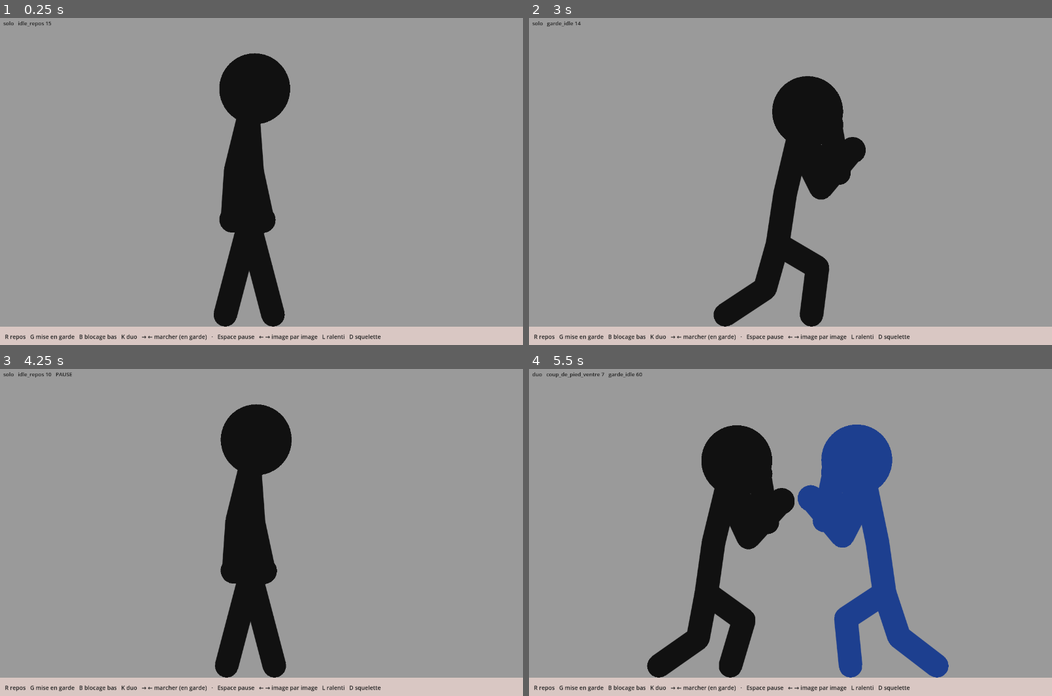
Above: before the commit, frames 1-4 (two rows, left to right).
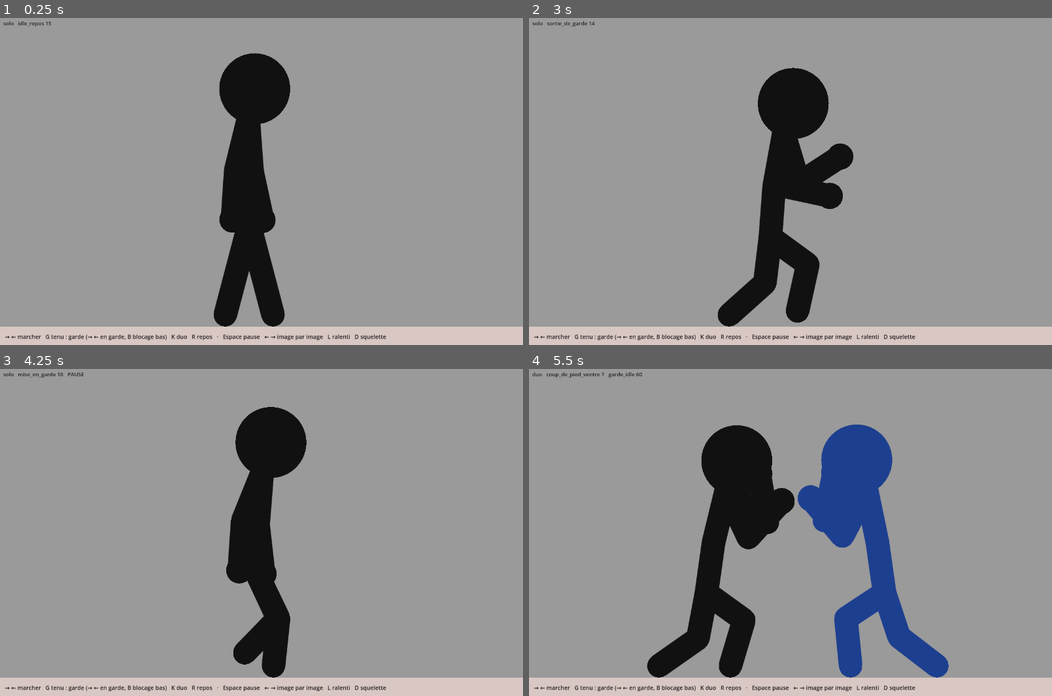
Above: after the commit, the same moments.

Repository: IzumiH2005/Testing
Game: Godot game, scene res://scenes/demo.tscn
Same seed, same stepped clock (60 frames per second), same inputs: the game is played once before the commit and once after it. This scene is started directly instead of the project's main scene.
Inputs (mouse positions are in pixels of both pictures, inside the frame that each line leads up to):
- Up to frame 1 (0.25 s): no input
- Up to frame 2 (3 s): tap Enter at 0.5 s; drag from (790, 181) to (842, 109) at 0.52 s; drag from (685, 197) to (764, 246) at 1.27 s; move the mouse to (842, 109) at 2.02 s; hold Right 2.03-2.75 s; hold G 2.03-2.75 s; tap Z at 2.1 s; drag from (764, 246) to (633, 132) at 2.77 s
- Up to frame 3 (4.25 s): move the mouse to (418, 581) at 3.52 s; hold Left from 3.53 s (still down); hold G from 3.53 s (still down); tap R at 3.6 s; tap Space at 3.77 s
- Up to frame 4 (5.5 s): release Left at 4.25 s; release G at 4.25 s; tap Space at 4.25 s; drag from (633, 483) to (712, 450) at 4.27 s; move the mouse to (816, 532) at 5.02 s; hold S from 5.03 s (still down); hold G from 5.03 s (still down); tap K at 5.1 s; click (816, 532) at 5.17 s

The runs differ from the first frame. In frame 1, 0.6% of the frame differs, in the area x 1-74%, y 96-99%; in frame 2, 5.4%, in the area x 1-74%, y 1-99%; in frame 3, 4.8%; in frame 4, 0.6%.

Commit message:
stickfight : sortie de garde, repos par défaut dans la démo
- anims/sortie_de_garde.json : garde → repos sur place (bascule arrière,
  pied avant ramené par la pointe, pied arrière qui repasse devant),
  enchaîne sur idle_repos.
- Démo : le repos est l'état par défaut ; → ← font la marche détendue
  depuis le repos avec arrêt au pas près ; la garde ne dure que tant que
  G est tenu (marche en garde avec → ←, sortie de garde au relâché).
- README et INVENTAIRE à jour (marches détendues, garde maintenue).

Co-Authored-By: Claude Opus 5.5 <noreply@anthropic.com>
Claude-Session: https://claude.ai/code/session_013wkJT9ZrGrrZzfFCfUVAVk

Diff:
--- /dev/null
+++ b/stickfight/anims/sortie_de_garde.json
@@ -0,0 +1,873 @@
+{
+ "nom": "sortie_de_garde",
+ "boucle": false,
+ "longueur": 60,
+ "base": "repos",
+ "suivante": "idle_repos",
+ "cles": [
+  {
+   "f": 0,
+   "fixe": {
+    "x": 0,
+    "y": 55,
+    "root": 2,
+    "chest": 4,
+    "neck": 6,
+    "armN": 38.96,
+    "foreN": 112.7,
+    "armF": 65.29,
+    "foreF": 137.75
+   },
+   "vise": {
+    "legN": [
+     22,
+     7.5
+    ],
+    "legF": [
+     -34,
+     7.5
+    ]
+   }
+  },
+  {
+   "f": 2,
+   "fixe": {
+    "x": -0.287,
+    "y": 55.127,
+    "root": 1.883,
+    "chest": 4.068,
+    "neck": 6.06,
+    "armN": 38.242,
+    "foreN": 112.178,
+    "armF": 64.792,
+    "foreF": 137.241
+   },
+   "vise": {
+    "legN": [
+     22,
+     7.5
+    ],
+    "legF": [
+     -34,
+     7.5
+    ]
+   }
+  },
+  {
+   "f": 4,
+   "fixe": {
+    "x": -1.015,
+    "y": 55.446,
+    "root": 1.57,
+    "chest": 4.255,
+    "neck": 6.219,
+    "armN": 36.331,
+    "foreN": 110.852,
+    "armF": 63.5,
+    "foreF": 135.899
+   },
+   "vise": {
+    "legN": [
+     22,
+     7.5
+    ],
+    "legF": [
+     -34,
+     7.5
+    ]
+   }
+  },
+  {
+   "f": 6,
+   "fixe": {
+    "x": -1.985,
+    "y": 55.867,
+    "root": 1.115,
+    "chest": 4.533,
+    "neck": 6.446,
+    "armN": 32.214,
+    "foreN": 108.812,
+    "armF": 60.043,
+    "foreF": 134.0
+   },
+   "vise": {
+    "legN": [
+     22,
+     7.5
+    ],
+    "legF": [
+     -34,
+     7.5
+    ]
+   }
+  },
+  {
+   "f": 8,
+   "fixe": {
+    "x": -3.0,
+    "y": 56.3,
+    "root": 0.574,
+    "chest": 4.874,
+    "neck": 6.709,
+    "armN": 26.441,
+    "foreN": 104.83,
+    "armF": 53.573,
+    "foreF": 130.44
+   },
+   "vise": {
+    "legN": [
+     22,
+     7.5
+    ],
+    "legF": [
+     -34,
+     7.5
+    ]
+   }
+  },
+  {
+   "f": 10,
+   "fixe": {
+    "x": -4.223,
+    "y": 56.775,
+    "root": 0.0,
+    "chest": 5.251,
+    "neck": 6.978,
+    "armN": 19.873,
+    "foreN": 99.078,
+    "armF": 45.175,
+    "foreF": 124.37
+   },
+   "vise": {
+    "legN": [
+     20.41,
+     8.2
+    ],
+    "legF": [
+     -34,
+     7.5
+    ]
+   }
+  },
+  {
+   "f": 12,
+   "fixe": {
+    "x": -5.75,
+    "y": 57.342,
+    "root": -0.741,
+    "chest": 5.635,
+    "neck": 7.22,
+    "armN": 13.37,
+    "foreN": 92.0,
+    "armF": 35.934,
+    "foreF": 116.449
+   },
+   "vise": {
+    "legN": [
+     16.219,
+     9.267
+    ],
+    "legF": [
+     -34,
+     7.5
+    ]
+   }
+  },
+  {
+   "f": 14,
+   "fixe": {
+    "x": -7.277,
+    "y": 57.938,
+    "root": -1.748,
+    "chest": 6.0,
+    "neck": 7.405,
+    "armN": 7.792,
+    "foreN": 80.412,
+    "armF": 26.934,
+    "foreF": 106.319
+   },
+   "vise": {
+    "legN": [
+     10.293,
+     10.0
+    ],
+    "legF": [
+     -34,
+     7.5
+    ]
+   }
+  },
+  {
+   "f": 16,
+   "fixe": {
+    "x": -8.5,
+    "y": 58.5,
+    "root": -2.914,
+    "chest": 6.415,
+    "neck": 7.5,
+    "armN": 4.0,
+    "foreN": 63.859,
+    "armF": 19.261,
+    "foreF": 89.925
+   },
+   "vise": {
+    "legN": [
+     3.5,
+     10.4
+    ],
+    "legF": [
+     -34,
+     7.5
+    ]
+   }
+  },
+  {
+   "f": 18,
+   "fixe": {
+    "x": -9.444,
+    "y": 59.03,
+    "root": -4.13,
+    "chest": 6.936,
+    "neck": 7.54,
+    "armN": 1.519,
+    "foreN": 46.876,
+    "armF": 14.0,
+    "foreF": 70.453
+   },
+   "vise": {
+    "legN": [
+     -3.293,
+     10.425
+    ],
+    "legF": [
+     -34,
+     7.5
+    ]
+   }
+  },
+  {
+   "f": 20,
+   "fixe": {
+    "x": -10.298,
+    "y": 59.556,
+    "root": -5.289,
+    "chest": 7.513,
+    "neck": 7.579,
+    "armN": -0.588,
+    "foreN": 34.0,
+    "armF": 10.404,
+    "foreF": 52.258
+   },
+   "vise": {
+    "legN": [
+     -9.219,
+     10.075
+    ],
+    "legF": [
+     -34,
+     7.5
+    ]
+   }
+  },
+  {
+   "f": 22,
+   "fixe": {
+    "x": -11.002,
+    "y": 60.054,
+    "root": -6.281,
+    "chest": 8.096,
+    "neck": 7.616,
+    "armN": -2.15,
+    "foreN": 24.848,
+    "armF": 7.272,
+    "foreF": 38.45
+   },
+   "vise": {
+    "legN": [
+     -13.41,
+     9.533
+    ],
+    "legF": [
+     -34,
+     7.5
+    ]
+   }
+  },
+  {
+   "f": 24,
+   "fixe": {
+    "x": -11.5,
+    "y": 60.5,
+    "root": -7.0,
+    "chest": 8.636,
+    "neck": 7.652,
+    "armN": -3.0,
+    "foreN": 16.881,
+    "armF": 5.004,
+    "foreF": 25.344
+   },
+   "vise": {
+    "legN": [
+     -15.0,
+     8.8
+    ],
+    "legF": [
+     -34,
+     7.5
+    ]
+   }
+  },
+  {
+   "f": 25,
+   "fixe": {
+    "x": -11.684,
+    "y": 60.696,
+    "root": -7.269,
+    "chest": 8.874,
+    "neck": 7.67,
+    "armN": -3.205,
+    "foreN": 13.748,
+    "armF": 4.319,
+    "foreF": 19.495
+   },
+   "vise": {
+    "legN": [
+     -15.125,
+     8.4
+    ],
+    "legF": [
+     -34,
+     7.5
+    ]
+   }
+  },
+  {
+   "f": 26,
+   "fixe": {
+    "x": -11.844,
+    "y": 60.876,
+    "root": -7.529,
+    "chest": 9.083,
+    "neck": 7.687,
+    "armN": -3.384,
+    "foreN": 11.401,
+    "armF": 4.0,
+    "foreF": 14.586
+   },
+   "vise": {
+    "legN": [
+     -15.25,
+     8.0
+    ],
+    "legF": [
+     -33.975,
+     7.667
+    ]
+   }
+  },
+  {
+   "f": 28,
+   "fixe": {
+    "x": -12.0,
+    "y": 61.2,
+    "root": -8.023,
+    "chest": 9.387,
+    "neck": 7.72,
+    "armN": -3.68,
+    "foreN": 9.172,
+    "armF": 3.775,
+    "foreF": 9.0
+   },
+   "vise": {
+    "legN": [
+     -15.417,
+     7.667
+    ],
+    "legF": [
+     -33.797,
+     8.0
+    ]
+   }
+  },
+  {
+   "f": 29,
+   "fixe": {
+    "x": -11.92,
+    "y": 61.349,
+    "root": -8.256,
+    "chest": 9.471,
+    "neck": 7.736,
+    "armN": -3.802,
+    "foreN": 8.446,
+    "armF": 3.672,
+    "foreF": 8.023
+   },
+   "vise": {
+    "legN": [
+     -15.5,
+     7.5
+    ],
+    "legF": [
+     -33.655,
+     8.333
+    ]
+   }
+  },
+  {
+   "f": 30,
+   "fixe": {
+    "x": -11.7,
+    "y": 61.489,
+    "root": -8.477,
+    "chest": 9.5,
+    "neck": 7.752,
+    "armN": -3.911,
+    "foreN": 7.845,
+    "armF": 3.576,
+    "foreF": 7.157
+   },
+   "vise": {
+    "legN": [
+     -15.5,
+     7.5
+    ],
+    "legF": [
+     -33.488,
+     8.667
+    ]
+   }
+  },
+  {
+   "f": 31,
+   "fixe": {
+    "x": -11.367,
+    "y": 61.624,
+    "root": -8.688,
+    "chest": 9.498,
+    "neck": 7.767,
+    "armN": -4.011,
+    "foreN": 7.39,
+    "armF": 3.487,
+    "foreF": 6.418
+   },
+   "vise": {
+    "legN": [
+     -15.5,
+     7.5
+    ],
+    "legF": [
+     -33.3,
+     9.0
+    ]
+   }
+  },
+  {
+   "f": 32,
+   "fixe": {
+    "x": -10.95,
+    "y": 61.755,
+    "root": -8.888,
+    "chest": 9.494,
+    "neck": 7.782,
+    "armN": -4.104,
+    "foreN": 7.101,
+    "armF": 3.405,
+    "foreF": 5.819
+   },
+   "vise": {
+    "legN": [
+     -15.5,
+     7.5
+    ],
+    "legF": [
+     -32.975,
+     9.667
+    ]
+   }
+  },
+  {
+   "f": 34,
+   "fixe": {
+    "x": -9.975,
+    "y": 62.018,
+    "root": -9.249,
+    "chest": 9.476,
+    "neck": 7.81,
+    "armN": -4.284,
+    "foreN": 7.171,
+    "armF": 3.262,
+    "foreF": 5.096
+   },
+   "vise": {
+    "legN": [
+     -15.5,
+     7.5
+    ],
+    "legF": [
+     -31.5,
+     11.0
+    ]
+   }
+  },
+  {
+   "f": 36,
+   "fixe": {
+    "x": -9.0,
+    "y": 62.3,
+    "root": -9.558,
+    "chest": 9.448,
+    "neck": 7.837,
+    "armN": -4.477,
+    "foreN": 8.296,
+    "armF": 3.149,
+    "foreF": 5.137
+   },
+   "vise": {
+    "legN": [
+     -15.5,
+     7.5
+    ],
+    "legF": [
+     -26.943,
+     11.7
+    ]
+   }
+  },
+  {
+   "f": 38,
+   "fixe": {
+    "x": -7.989,
+    "y": 62.609,
+    "root": -9.81,
+    "chest": 9.412,
+    "neck": 7.861,
+    "armN": -4.707,
+    "foreN": 9.915,
+    "armF": 3.067,
+    "foreF": 6.037
+   },
+   "vise": {
+    "legN": [
+     -15.5,
+     7.5
+    ],
+    "legF": [
+     -19.027,
+     12.4
+    ]
+   }
+  },
+  {
+   "f": 40,
+   "fixe": {
+    "x": -6.829,
+    "y": 62.934,
+    "root": -10.0,
+    "chest": 9.37,
+    "neck": 7.885,
+    "armN": -5.0,
+    "foreN": 11.369,
+    "armF": 3.017,
+    "foreF": 7.332
+   },
+   "vise": {
+    "legN": [
+     -15.5,
+     7.5
+    ],
+    "legF": [
+     -10.223,
+     12.1
+    ]
+   }
+  },
+  {
+   "f": 42,
+   "fixe": {
+    "x": -5.63,
+    "y": 63.268,
+    "root": -10.156,
+    "chest": 9.324,
+    "neck": 7.906,
+    "armN": -5.41,
+    "foreN": 12.0,
+    "armF": 3.0,
+    "foreF": 8.495
+   },
+   "vise": {
+    "legN": [
+     -15.5,
+     7.5
+    ],
+    "legF": [
+     -3.0,
+     11.8
+    ]
+   }
+  },
+  {
+   "f": 44,
+   "fixe": {
+    "x": -4.5,
+    "y": 63.6,
+    "root": -10.306,
+    "chest": 9.275,
+    "neck": 7.925,
+    "armN": -5.947,
+    "foreN": 11.931,
+    "armF": 3.171,
+    "foreF": 9.0
+   },
+   "vise": {
+    "legN": [
+     -15.5,
+     7.5
+    ],
+    "legF": [
+     3.046,
+     10.733
+    ]
+   }
+  },
+  {
+   "f": 45,
+   "fixe": {
+    "x": -3.942,
+    "y": 63.761,
+    "root": -10.378,
+    "chest": 9.25,
+    "neck": 7.934,
+    "armN": -6.25,
+    "foreN": 11.852,
+    "armF": 3.37,
+    "foreF": 8.989
+   },
+   "vise": {
+    "legN": [
+     -15.5,
+     7.5
+    ],
+    "legF": [
+     6.14,
+     10.2
+    ]
+   }
+  },
+  {
+   "f": 46,
+   "fixe": {
+    "x": -3.354,
+    "y": 63.919,
+    "root": -10.448,
+    "chest": 9.225,
+    "neck": 7.942,
+    "armN": -6.57,
+    "foreN": 11.748,
+    "armF": 3.631,
+    "foreF": 8.957
+   },
+   "vise": {
+    "legN": [
+     -15.5,
+     7.5
+    ],
+    "legF": [
+     9.055,
+     9.667
+    ]
+   }
+  },
+  {
+   "f": 48,
+   "fixe": {
+    "x": -2.248,
+    "y": 64.241,
+    "root": -10.579,
+    "chest": 9.176,
+    "neck": 7.957,
+    "armN": -7.24,
+    "foreN": 11.481,
+    "armF": 4.296,
+    "foreF": 8.844
+   },
+   "vise": {
+    "legN": [
+     -15.5,
+     7.5
+    ],
+    "legF": [
+     13.661,
+     8.6
+    ]
+   }
+  },
+  {
+   "f": 49,
+   "fixe": {
+    "x": -1.809,
+    "y": 64.414,
+    "root": -10.64,
+    "chest": 9.152,
+    "neck": 7.964,
+    "armN": -7.58,
+    "foreN": 11.328,
+    "armF": 4.68,
+    "foreF": 8.768
+   },
+   "vise": {
+    "legN": [
+     -15.5,
+     7.5
+    ],
+    "legF": [
+     15.012,
+     8.05
+    ]
+   }
+  },
+  {
+   "f": 50,
+   "fixe": {
+    "x": -1.5,
+    "y": 64.6,
+    "root": -10.697,
+    "chest": 9.13,
+    "neck": 7.97,
+    "armN": -7.917,
+    "foreN": 11.166,
+    "armF": 5.085,
+    "foreF": 8.684
+   },
+   "vise": {
+    "legN": [
+     -15.5,
+     7.5
+    ],
+    "legF": [
+     15.5,
+     7.5
+    ]
+   }
+  },
+  {
+   "f": 52,
+   "fixe": {
+    "x": -1.049,
+    "y": 65.063,
+    "root": -10.8,
+    "chest": 9.088,
+    "neck": 7.981,
+    "armN": -8.56,
+    "foreN": 10.834,
+    "armF": 5.915,
+    "foreF": 8.5
+   },
+   "vise": {
+    "legN": [
+     -15.5,
+     7.5
+    ],
+    "legF": [
+     15.5,
+     7.5
+    ]
+   }
+  },
+  {
+   "f": 54,
+   "fixe": {
+    "x": -0.64,
+    "y": 65.579,
+    "root": -10.883,
+    "chest": 9.052,
+    "neck": 7.989,
+    "armN": -9.13,
+    "foreN": 10.519,
+    "armF": 6.704,
+    "foreF": 8.316
+   },
+   "vise": {
+    "legN": [
+     -15.5,
+     7.5
+    ],
+    "legF": [
+     15.5,
+     7.5
+    ]
+   }
+  },
+  {
+   "f": 56,
+   "fixe": {
+    "x": -0.306,
+    "y": 66.0,
+    "root": -10.947,
+    "chest": 9.024,
+    "neck": 7.995,
+    "armN": -9.587,
+    "foreN": 10.252,
+    "armF": 7.369,
+    "foreF": 8.156
+   },
+   "vise": {
+    "legN": [
+     -15.5,
+     7.5
+    ],
+    "legF": [
+     15.5,
+     7.5
+    ]
+   }
+  },
+  {
+   "f": 58,
+   "fixe": {
+    "x": -0.082,
+    "y": 66.331,
+    "root": -10.986,
+    "chest": 9.006,
+    "neck": 7.999,
+    "armN": -9.89,
+    "foreN": 10.069,
+    "armF": 7.829,
+    "foreF": 8.043
+   },
+   "vise": {
+    "legN": [
+     -15.5,
+     7.5
+    ],
+    "legF": [
+     15.5,
+     7.5
+    ]
+   }
+  },
+  {
+   "f": 60,
+   "fixe": {
+    "x": 0,
+    "y": 66.5,
+    "root": -11,
+    "chest": 9,
+    "neck": 8,
+    "armN": -10,
+    "foreN": 10,
+    "armF": 8,
+    "foreF": 8
+   },
+   "vise": {
+    "legN": [
+     -15.5,
+     7.5
+    ],
+    "legF": [
+     15.5,
+     7.5
+    ]
+   }
+  }
+ ]
+}
--- a/stickfight/scripts/demo.gd
+++ b/stickfight/scripts/demo.gd
@@ -1,19 +1,22 @@
 extends Control
-## Démo des animations : un combattant seul (repos, mise en garde, blocage
-## bas) ou le duo coup de pied / blocage. Le temps avance à 60 images par
-## seconde, comme dans le jeu ; on peut figer, avancer et reculer image par
-## image, ralentir, et afficher le squelette.
+## Démo des animations : un combattant seul ou le duo coup de pied /
+## blocage. Le temps avance à 60 images par seconde, comme dans le jeu ; on
+## peut figer, avancer et reculer image par image, ralentir, et afficher le
+## squelette.
 ##
-##   R  repos         G  mise en garde      B  blocage bas (depuis la garde)
-##   K  duo coup de pied direct + blocage bas (rejoué en boucle)
-##   → / ←  maintenus (en garde) : marche avant / arrière ; relâchés, le pas
-##      en cours se termine puis le combattant reprend la garde. La caméra suit.
+## Le repos est l'état par défaut ; la garde ne dure que tant que G est tenu.
+##   → / ←  maintenus : marche détendue avant / arrière depuis le repos ;
+##      relâchés, le combattant finit son pas et s'arrête au repos.
+##   G  maintenu : mise en garde ; avec → / ←, marche en garde ; relâché,
+##      le combattant sort de la garde et revient au repos.
+##   B  blocage bas (en garde)   K  duo coup de pied direct + blocage bas
+##   R  repos (remise à zéro)
 ##   Espace  pause    → / ←  image suivante / précédente (en pause)
 ##   L  ralenti ×4    D  squelette
 
 const DUO := "res://anims/duo_blocage.json"
 const HISTORY_MAX := 600
-const HELP := "R repos   G mise en garde   B blocage bas   K duo   → ← marcher (en garde)   ·   Espace pause   ← → image par image   L ralenti   D squelette"
+const HELP := "→ ← marcher   G tenu : garde (→ ← en garde, B blocage bas)   K duo   R repos   ·   Espace pause   ← → image par image   L ralenti   D squelette"
 
 var planche: Planche
 var help: Label
@@ -109,7 +112,7 @@
 
 func _advance() -> void:
 	if mode == "solo" and not paused:
-		_walk_input()  # en pause, → et ← servent à avancer image par image
+		_control_input()  # en pause, → et ← servent à avancer image par image
 	combat.step()
 	var rec := combat.record()
 	if mode == "solo":
@@ -125,22 +128,51 @@
 	_refresh()
 
 
-## → / ← maintenus : marche avant / arrière depuis la garde. Relâché : le
-## cycle en cours va jusqu'à son image 0 (pieds dans la position de garde),
-## puis la garde reprend, pour que les pieds ne glissent pas.
-func _walk_input() -> void:
+## Images de la boucle de marche détendue où un arrêt peut commencer, et
+## l'arrêt à jouer. Chaque arrêt part exactement de la pose de la boucle à
+## cette image : au relâché, le combattant finit le pas en cours jusqu'à la
+## prochaine de ces images (au plus une demi-boucle), sans fondu.
+const ARRETS := {
+	"marche_detendue": {28: "marche_detendue_arret_court", 0: "marche_detendue_arret_pas"},
+	"marche_detendue_arriere": {24: "marche_detendue_arriere_arret_pas", 56: "marche_detendue_arriere_arret_deux_pas"},
+}
+
+
+## Clavier tenu, lu à chaque image :
+## - depuis le repos, → / ← lancent la marche détendue ; relâchées, la marche
+##   s'arrête à la prochaine image d'arrêt de la boucle (ARRETS) et revient au
+##   repos ;
+## - G tenu met en garde (depuis le repos) ; en garde, → / ← font la marche en
+##   garde, qui s'arrête à l'image 0 de son cycle (pieds en position de garde) ;
+##   G relâché, une fois revenu en garde_idle, joue la sortie de garde.
+func _control_input() -> void:
 	var f: Fighter = combat.fighters[0]
 	var fwd := Input.is_physical_key_pressed(KEY_RIGHT)
 	var back := Input.is_physical_key_pressed(KEY_LEFT) and not fwd
+	var guard := Input.is_physical_key_pressed(KEY_G)
 	var nom := f.anim_name()
 	match nom:
+		"idle_repos":
+			if guard:
+				f.play("mise_en_garde", 4)
+			elif fwd:
+				f.play("marche_detendue_depart", 6)
+			elif back:
+				f.play("marche_detendue_arriere_depart", 6)
+		"marche_detendue", "marche_detendue_arriere":
+			var held := fwd if nom == "marche_detendue" else back
+			var phase := int(f.t) % int(f.anim.longueur)
+			if not held and ARRETS[nom].has(phase):
+				f.play(ARRETS[nom][phase], 0)
 		"garde_idle":
-			if fwd:
+			if not guard:
+				f.play("sortie_de_garde", 6)
+			elif fwd:
 				f.play("marche_avant", 6)
 			elif back:
 				f.play("marche_arriere", 6)
 		"marche_avant", "marche_arriere":
-			var held := fwd if nom == "marche_avant" else back
+			var held := (fwd if nom == "marche_avant" else back) and guard
 			if not held and int(f.t) % int(f.anim.longueur) == 0 and f.t > 0.0:
 				f.play("garde_idle", 6)
 
Not shown, changed: stickfight/INVENTAIRE.md
